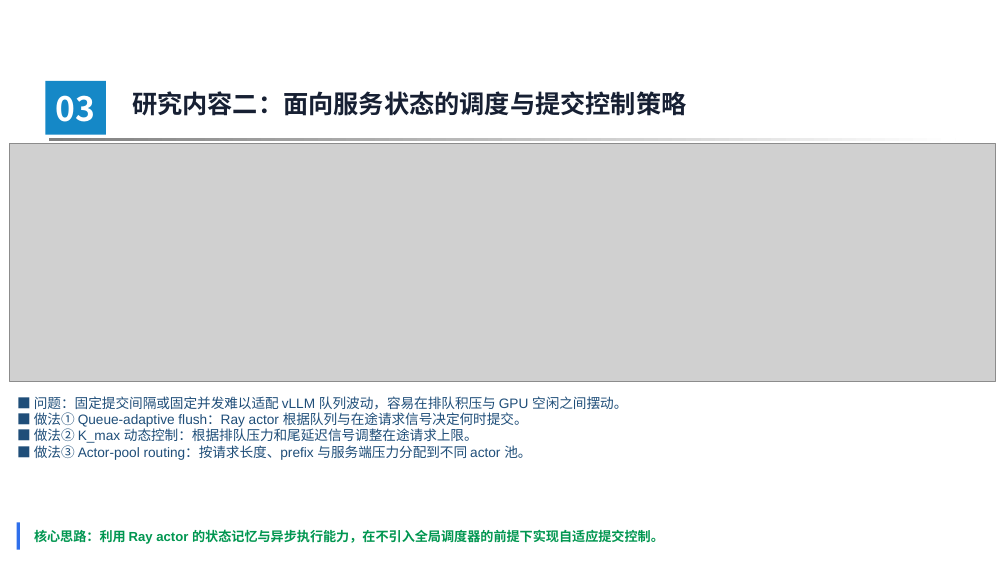
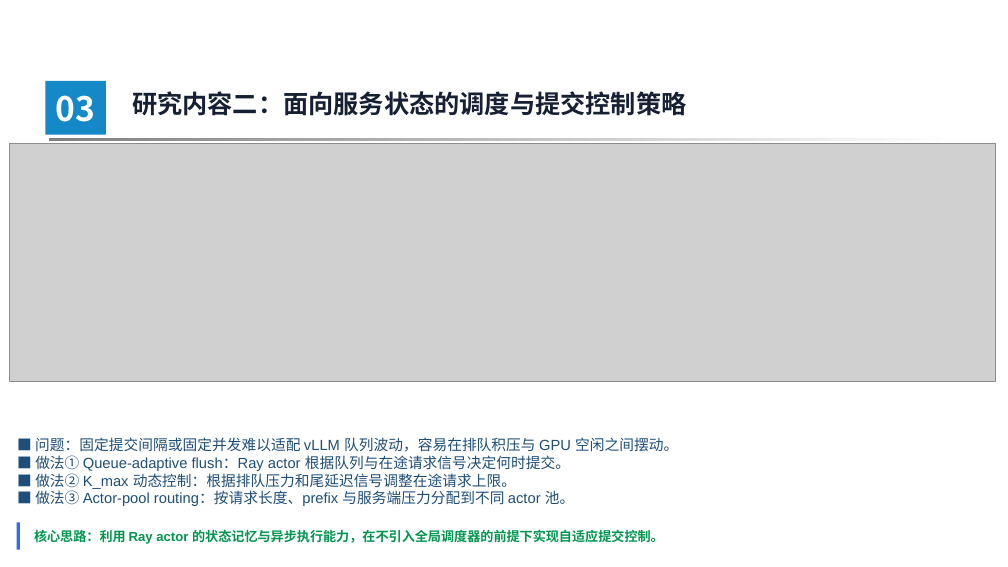
Before and after one commit to 3444374/ai-operator-execution-optimization, a slide deck: slide 20 of opening/slides/opening_defense_20260720_v5.pptx (slide 17 before the commit). Drawn at 1008x567 pixels with LibreOffice and Linux fonts; fonts in the diff are those of the drawing; grey boxes stand for pictures; background and template pictures are left out. Boxes give left, top, right and bottom in pixels: in the first picture for what was removed or moved away, otherwise in the second. Text is boxed around its words. In the diff, an @@ line names an element or a change of style, - is before the commit and + after.

```diff
--- a/opening/slides/opening_defense_20260720_v5.pptx
+++ b/opening/slides/opening_defense_20260720_v5.pptx
@@ text "■ 问题：固定提交间隔或固定并发难以适配 vLLM 队列波动，容易在排队积压与 GPU ..." moved from (x1=34, y1=396, x2=627, y2=460) to (x1=35, y1=437, x2=678, y2=506) @@
@@ text "■ 问题：固定提交间隔或固定并发难以适配 vLLM 队列波动，容易在排队积压与 GPU ..." at (x1=35, y1=437, x2=678, y2=506): size 13 to 14 pt @@
```
Also in this commit, not shown: 10 other slides changed, 3 slides added, 29 other files.
